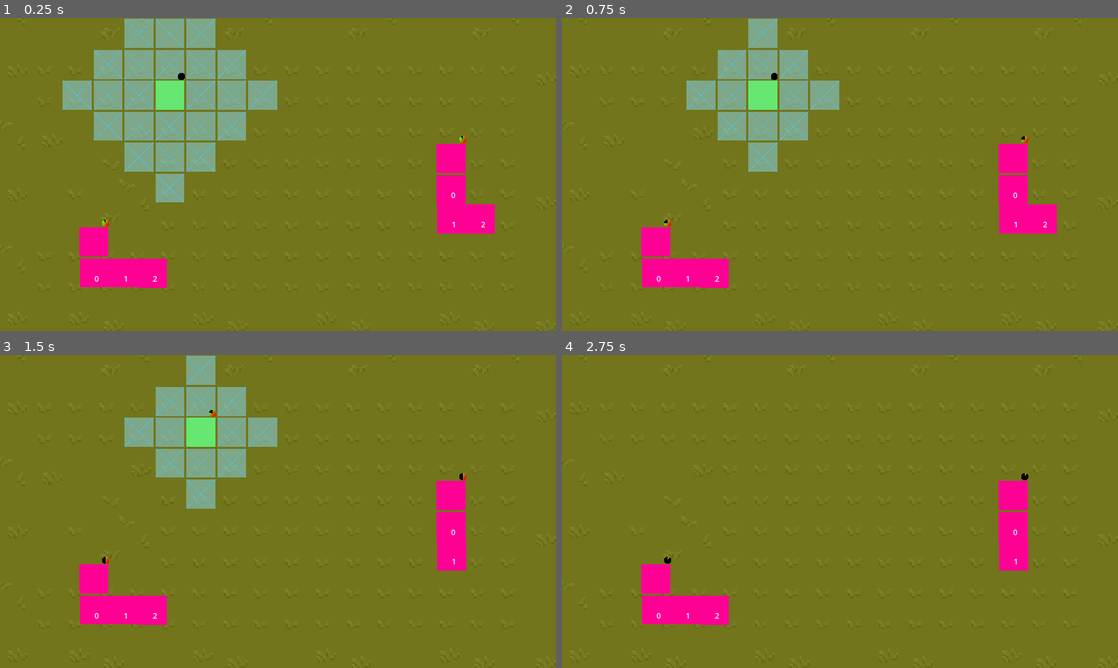
Above: before the commit, frames 1-4 (two rows, left to right).
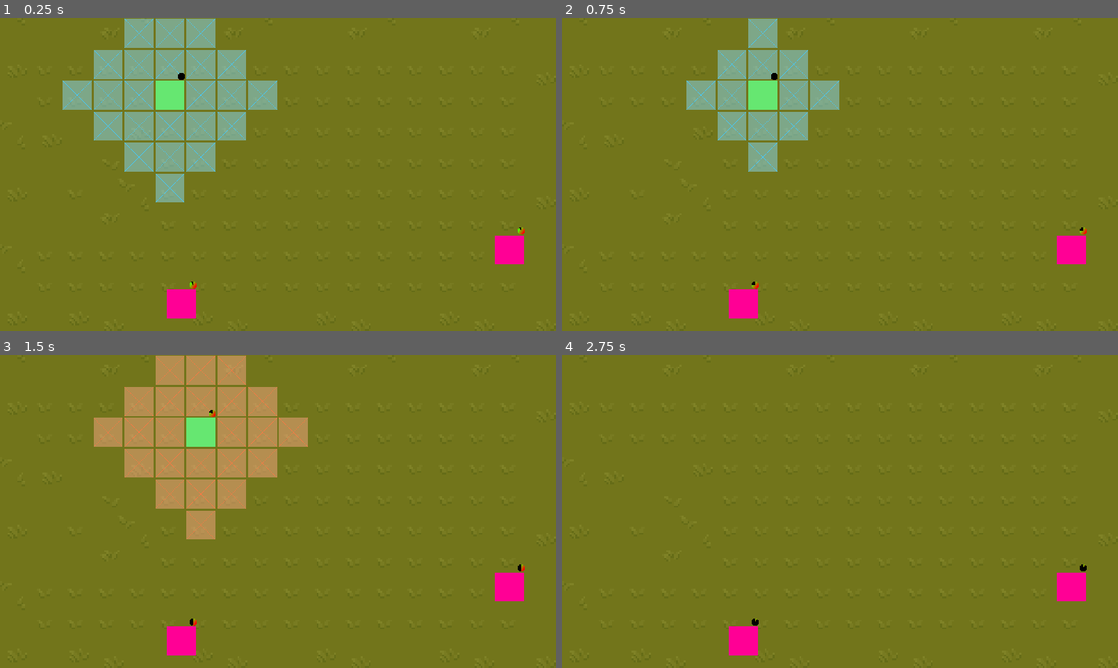
Above: after the commit, the same moments.

Repository: batgnome/MainGame
Game: Godot game, scene res://main.tscn
Same seed, same stepped clock (60 frames per second), same inputs: the game is played once before the commit and once after it.
Inputs (mouse positions are in pixels of both pictures, inside the frame that each line leads up to):
- Up to frame 1 (0.25 s): no input
- Up to frame 2 (0.75 s): tap Enter at 0.5 s; move the mouse to (734, 96) at 0.52 s; hold D (right) from 0.53 s (still down); hold L (del) from 0.53 s (still down)
- Up to frame 3 (1.5 s): click (172, 433) at 0.8 s; tap R (reset) at 1.25 s; move the mouse to (450, 495) at 1.27 s; release D (right) at 1.28 s; release L (del) at 1.28 s; hold S (down) from 1.28 s (still down); click (450, 495) at 1.35 s
- Up to frame 4 (2.75 s): tap L (del) at 1.55 s; tap R (reset) at 2 s; move the mouse to (1012, 495) at 2.02 s; release S (down) at 2.03 s; hold D (right) from 2.03 s (still down); hold L (del) from 2.03 s (still down); click (1012, 495) at 2.3 s

The runs differ from the first frame. In frame 1, 4.9% of the frame differs, in the area x 14-95%, y 37-96%; in frame 2, 4.9%; in frame 3, 16%, in the area x 14-95%, y 0-96%; in frame 4, 4.5%.
Error before the commit: Invalid access to property or key 'current_state' on a base object of type 'previously freed'. (res://main.gd:23)
Error after the commit: Invalid access to property or key 'current_state' on a base object of type 'previously freed'. (res://main.gd:24)

Commit message:
added clickable tails and deletion methods

Diff:
--- a/Rune.gd
+++ b/Rune.gd
@@ -20,7 +20,7 @@
 	"defense": 2,
 	"maxMove": 3,
 	"attackRange": 3,
-	"attackPower": 1,
+	"attackPower": 2,
 	"speed": 1,
 	"sprite":"res://player.png",
 	"group":"player"
@@ -29,9 +29,10 @@
 var target: CharacterBody2D
 var currentSize = 0
 var currentMove = attributes.maxMove
+var parent = null
 
 func get_group():
-	return group
+	return attributes.group
 func set_attributes():
 	add_to_group("Player")
 	attributes = attributes
@@ -39,9 +40,17 @@
 func _ready():
 	init()
 	#print(attributes)
+	#var timer = $Timer
+	#var callable = Callable(self, "_on_Timer_timeout").bind("extra_argument")
+	#timer.timeout.connect(callable)
+	#timer.start()
+
+func _on_Timer_timeout(arg):
+	print("Timer has timed out with argument: ", arg)
 
 
 func init():
+	parent = get_parent()
 	set_attributes()
 	$Sprite2D.texture = load(attributes.sprite)
 	currentMove = attributes.maxMove
@@ -153,6 +162,7 @@
 	new_follower.add_to_group(attributes.group)
 	add_child(new_follower)
 	followers.append(new_follower)
+	updateParent(new_follower)
 	# Update the position immediately to prevent initial overlap
 	if path.size() >= followers.size():
 		new_follower.global_position = path[followers.size() - 1]
@@ -188,12 +198,6 @@
 			nearest_player = player
 	return nearest_player
 
-func _on_area_2d_mouse_entered():
-	danger = true
-
-func _on_hitbox_mouse_exited():
-	danger = false
-
 func _on_area_body_entered(body):
 	if !body.is_in_group("tail") && body.is_in_group("enemy") && body.danger:
 		target = body
@@ -214,9 +218,20 @@
 		l = followers.size()
 	else:
 		l = segs
-	for f in range(l):
-		followers[followers.size()-f-1].queue_free()
-		followers.remove_at(followers.size()-f-1)
+	for f in followers:
+		parent.EnemRunes.erase(f)
+		parent.PlayRunes.erase(f)
+		f.queue_free()
+		followers.erase(f)
+		update_followers()
 
 	if l != segs:
+		parent.EnemRunes.erase(self)
+		parent.PlayRunes.erase(self)
 		queue_free()
+
+func updateParent(tail):
+	if get_group() == 'Player':
+		parent.PlayRunes.append(tail)
+	elif get_group() =='enemy':
+		parent.EnemRunes.append(tail)
--- a/enemRune.gd
+++ b/enemRune.gd
@@ -32,11 +32,12 @@
 	if event.is_action_pressed("move") == false:
 		return
 
+
 func _physics_process(_delta: float) -> void:
 	#print($EnemMoveSpeed.get_time_left())
 
-	debugSeed()
-	#movement(time)
+	#debugSeed()
+	movement(time)
 
 	#this is the timer for the node
 	$TurnTimer.set_value(($turn.get_time_left()/$turn.wait_time)*100)
--- a/main.gd
+++ b/main.gd
@@ -14,12 +14,13 @@
 		elif  e.is_in_group('enemy'):
 			EnemRunes.append(e)
 	selected = PlayRunes[0]
-	selected = PlayRunes[0]
 	tile_pos = tile_map.local_to_map(get_local_mouse_position())
 
 
 # Called every frame. 'delta' is the elapsed time since the previous frame.
 func _process(delta):
+
+	#print(EnemRunes)
 	if selected.current_state == 1:
 		for e in EnemRunes:
 			if((selected.position - e.position).length()/32 < selected.attributes.attackRange*32):
--- a/main.tscn
+++ b/main.tscn
@@ -5180,7 +5180,6 @@
 vertices = PackedVector2Array(8, 8, -8, 8, -8, -8, 8, -8)
 polygons = Array[PackedInt32Array]([PackedInt32Array(0, 1, 2, 3)])
 outlines = Array[PackedVector2Array]([PackedVector2Array(-8, -8, 8, -8, 8, 8, -8, 8)])
-source_geometry_group_name = &"navigation_polygon_source_group"
 
 [sub_resource type="TileSetAtlasSource" id="TileSetAtlasSource_ae5xv"]
 texture = ExtResource("1_rpftv")
@@ -6115,7 +6114,7 @@
 sources/5 = SubResource("TileSetAtlasSource_jsa3r")
 sources/6 = SubResource("TileSetAtlasSource_ae5xv")
 
-[node name="Node2D" type="Node2D"]
+[node name="runeController" type="Node2D"]
 script = ExtResource("1_f6b8b")
 
 [node name="TileMap" type="TileMap" parent="."]
--- a/project.godot
+++ b/project.godot
@@ -12,7 +12,7 @@
 
 config/name="GameDemo"
 run/main_scene="res://main.tscn"
-config/features=PackedStringArray("4.2", "GL Compatibility")
+config/features=PackedStringArray("4.1", "GL Compatibility")
 config/icon="res://icon.svg"
 
 [display]
--- a/rune.tscn
+++ b/rune.tscn
@@ -48,6 +48,9 @@
 [node name="Sprite2D" type="Sprite2D" parent="."]
 texture = ExtResource("2_uw6q7")
 
+[node name="Timer" type="Timer" parent="."]
+unique_name_in_owner = true
+
 [connection signal="timeout" from="turn" to="." method="_on_turn_timeout"]
 [connection signal="input_event" from="hitbox" to="." method="_on_hitbox_input_event"]
 [connection signal="mouse_entered" from="hitbox" to="." method="_on_area_2d_mouse_entered"]
--- a/tail.gd
+++ b/tail.gd
@@ -1,12 +1,22 @@
 extends CharacterBody2D
 
 var attributes={"name":"tails"}
+var parent = null
+var pressed = false
 # Called when the node enters the scene tree for the first time.
 func _ready():
+	parent = get_parent()
 	add_to_group("tail")
+	add_to_group(parent.get_group())
+	#print(get_groups())
 	name = "tail"
-	pass # Replace with function body.
 
+func _on_hitbox_input_event(viewport, event, shape_idx):
+	if event.is_action_pressed('move'):
+		print("click")
+		pressed = true
+	else:
+		pressed = false
 
 # Called every frame. 'delta' is the elapsed time since the previous frame.
 func _process(delta):
@@ -18,3 +28,10 @@
 
 func change_sprite(sprite):
 	$Sprite2D.texture = load(sprite)
+
+func delete(segs):
+	parent.delete(segs)
+
+func _on_hitbox_mouse_entered():
+	print("entered")
+	pass # Replace with function body.
--- a/tail.tscn
+++ b/tail.tscn
@@ -1,10 +1,13 @@
-[gd_scene load_steps=4 format=3 uid="uid://cwv3moc1jv3fy"]
+[gd_scene load_steps=5 format=3 uid="uid://cwv3moc1jv3fy"]
 
 [ext_resource type="Script" path="res://tail.gd" id="1_hoghl"]
 [ext_resource type="Texture2D" uid="uid://cpnm2avd2ef1h" path="res://player.png" id="2_232yo"]
 
 [sub_resource type="RectangleShape2D" id="RectangleShape2D_r2cx2"]
 size = Vector2(64, 64)
+
+[sub_resource type="RectangleShape2D" id="RectangleShape2D_r4jak"]
+size = Vector2(60, 60)
 
 [node name="tail" type="CharacterBody2D"]
 collision_mask = 3
@@ -20,3 +23,13 @@
 unique_name_in_owner = true
 offset_right = 40.0
 offset_bottom = 23.0
+
+[node name="hitbox" type="Area2D" parent="."]
+collision_mask = 3
+
+[node name="hit_box" type="CollisionShape2D" parent="hitbox"]
+shape = SubResource("RectangleShape2D_r4jak")
+
+[connection signal="area_entered" from="hitbox" to="." method="_on_hitbox_area_entered"]
+[connection signal="input_event" from="hitbox" to="." method="_on_hitbox_input_event"]
+[connection signal="mouse_entered" from="hitbox" to="." method="_on_hitbox_mouse_entered"]
